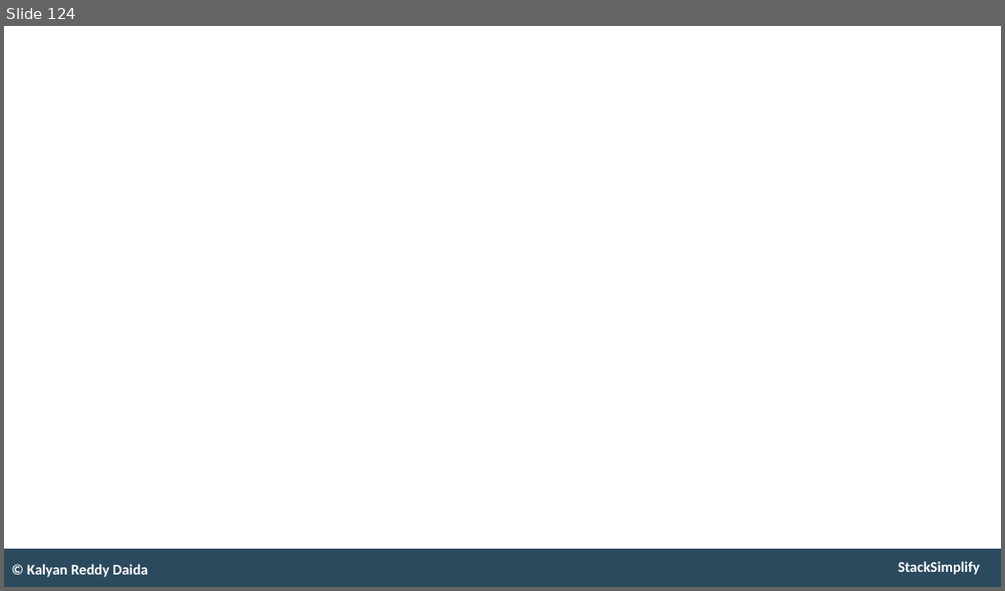
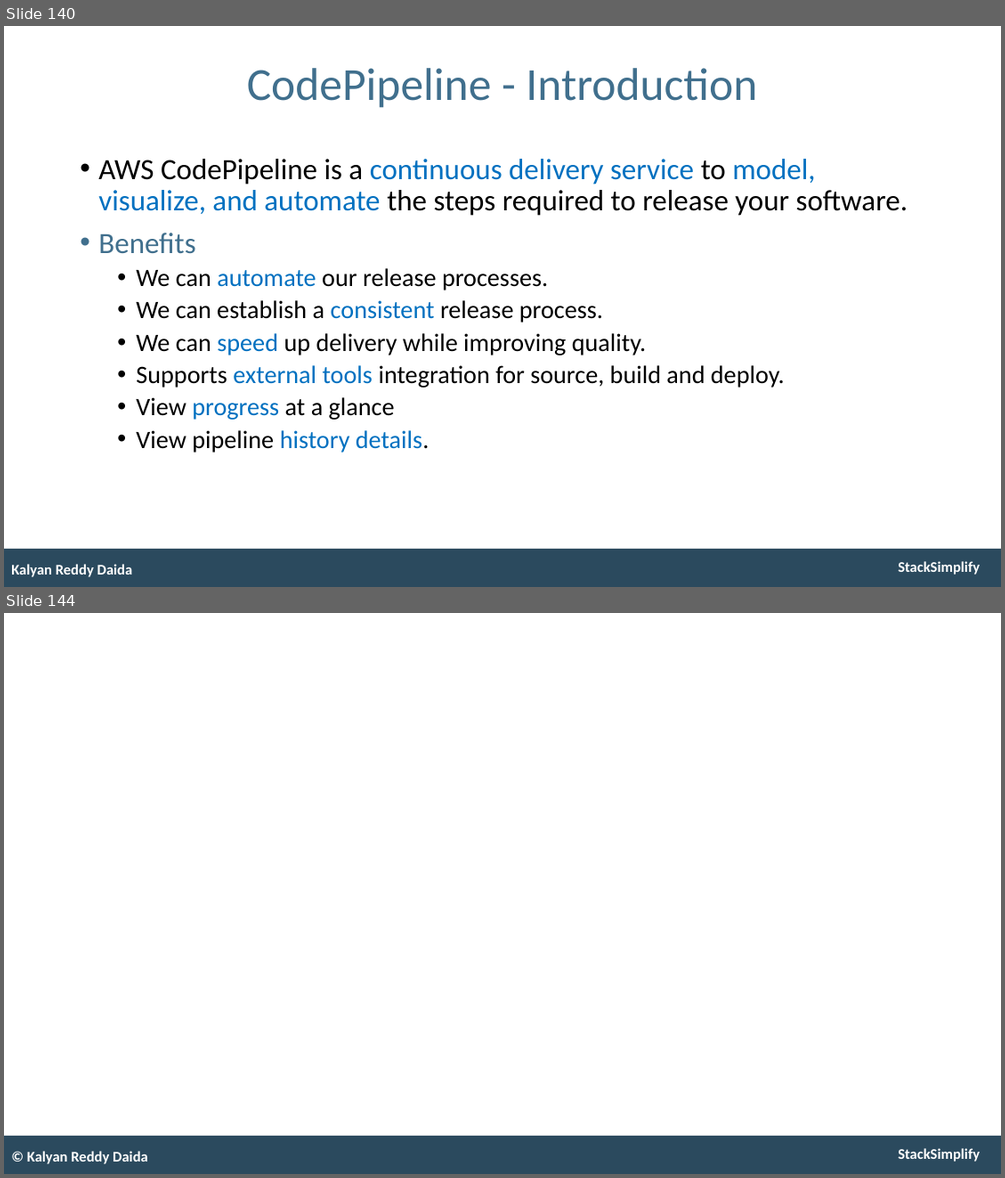
Before and after one commit to Superstar0715/aws-eks-kubernetes-masterclass, a slide deck: presentation/AWS-Fargate-and-EKS-Masterclass.pptx. Shown one above the other, each under a label of ours: slide 124 before the commit, slides 140 and 144 after it; the slides between them are not shown. The pictures are 1005x591 and 1005x1178 pixels, drawn with LibreOffice and Linux fonts; fonts in the diff are those of the drawing. Boxes give left, top, right and bottom in pixels: in the first picture for what was removed or moved away, otherwise in the second. Text is boxed around its words. In the diff, an @@ line names an element or a change of style, - is before the commit and + after.

```diff
--- a/presentation/AWS-Fargate-and-EKS-Masterclass.pptx
+++ b/presentation/AWS-Fargate-and-EKS-Masterclass.pptx
@@ slide 140 added at (4, 26, 1001, 587), background #FFFFFF; not listed: 2 template elements that a slide beside it also shows @@
@@ title added at (247, 68, 757, 108), 53 pt, text #406F8D @@
+CodePipeline - Introduction
@@ text added at (98, 159, 907, 452), 29 pt, text #000000 @@
+• AWS CodePipeline is a continuous delivery service to model, visualize, and automate the steps required to release your software.
+• Benefits
+  • We can automate our release processes.
+  • We can establish a consistent release process.
+  • We can speed up delivery while improving quality.
+  • Supports external tools integration for source, build and deploy.
+  • View progress at a glance
+  • View pipeline history details.
@@ text added at (11, 564, 133, 577), 17 pt, text #FFFFFF, bold @@
+Kalyan Reddy Daida
@@ what was slide 124 is now slide 144 @@
```
Also in this commit, not shown: 1 slide changed, 19 other slides added, 1 other file.
